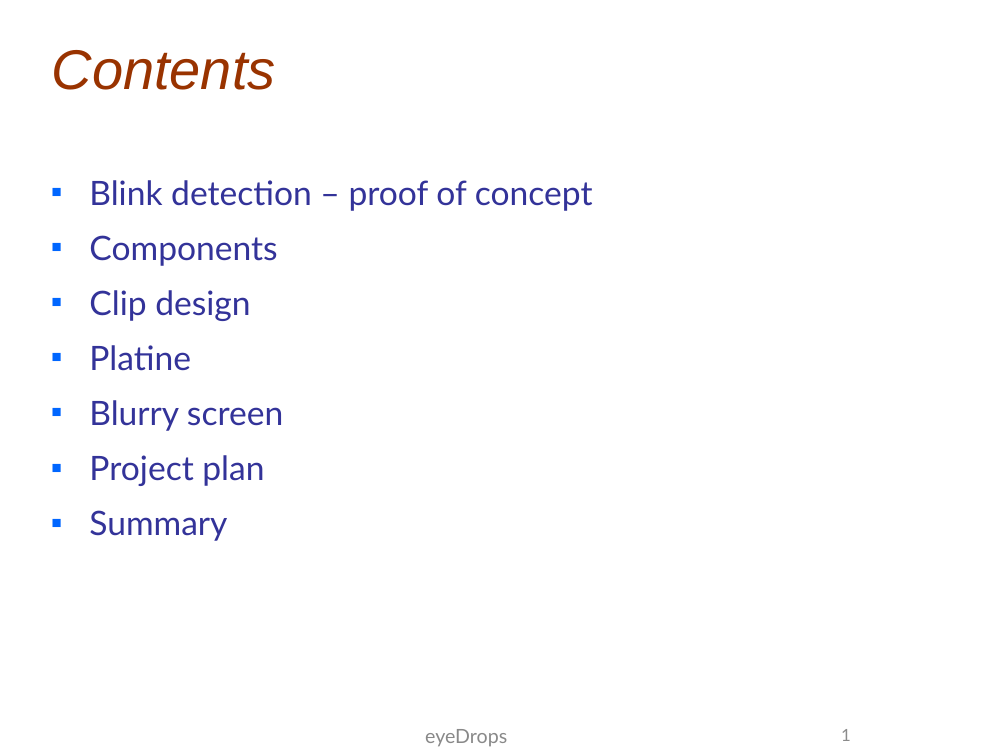
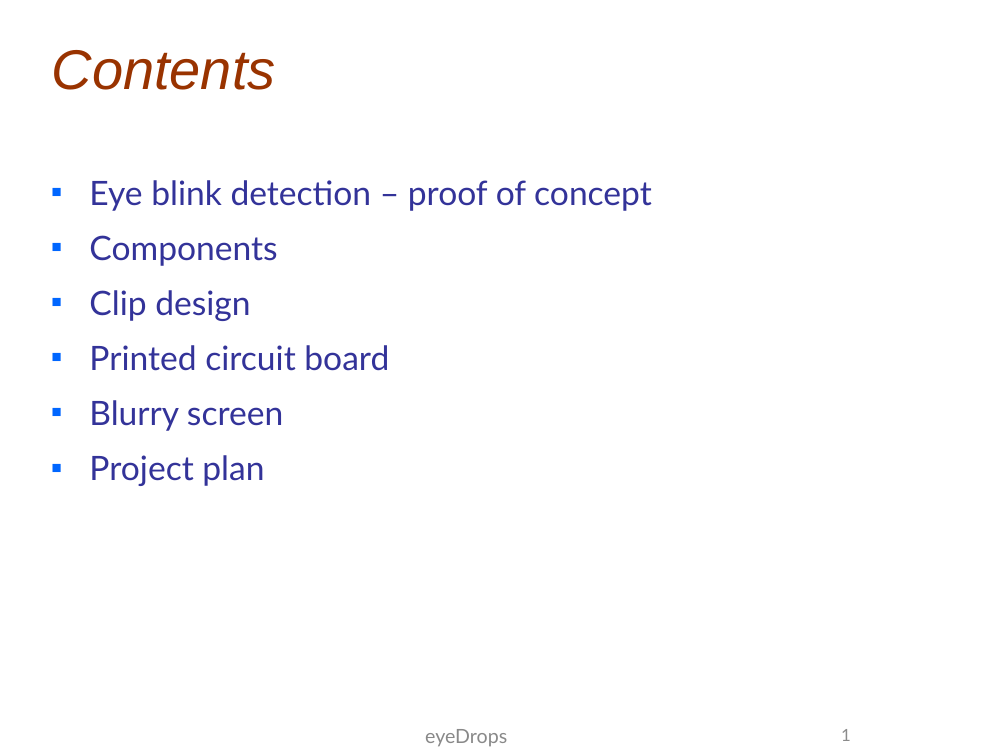
Before and after one commit to benthie/wearables-praktikum, a slide deck: slide 2 of documents/midterm presentation/Midterm Presentation.pptx. Drawn at 1008x756 pixels with LibreOffice and Linux fonts; fonts in the diff are those of the drawing; background and template pictures are left out. Boxes give left, top, right and bottom in pixels: in the first picture for what was removed or moved away, otherwise in the second. Text is boxed around its words. In the diff, an @@ line names an element or a change of style, - is before the commit and + after.

```diff
--- a/documents/midterm presentation/Midterm Presentation.pptx
+++ b/documents/midterm presentation/Midterm Presentation.pptx
@@ text at (89, 180, 652, 211): text changed @@
-■ Blink detection – proof of concept
+■ Eye blink detection – proof of concept
@@ text at (89, 345, 389, 371): text changed @@
-■ Platine
+■ Printed circuit board
@@ text at (89, 510, 227, 541): paragraph removed @@
-■ Summary
```
Also in this commit, not shown: 2 other slides changed, 7 slides added, 1 slide removed.
